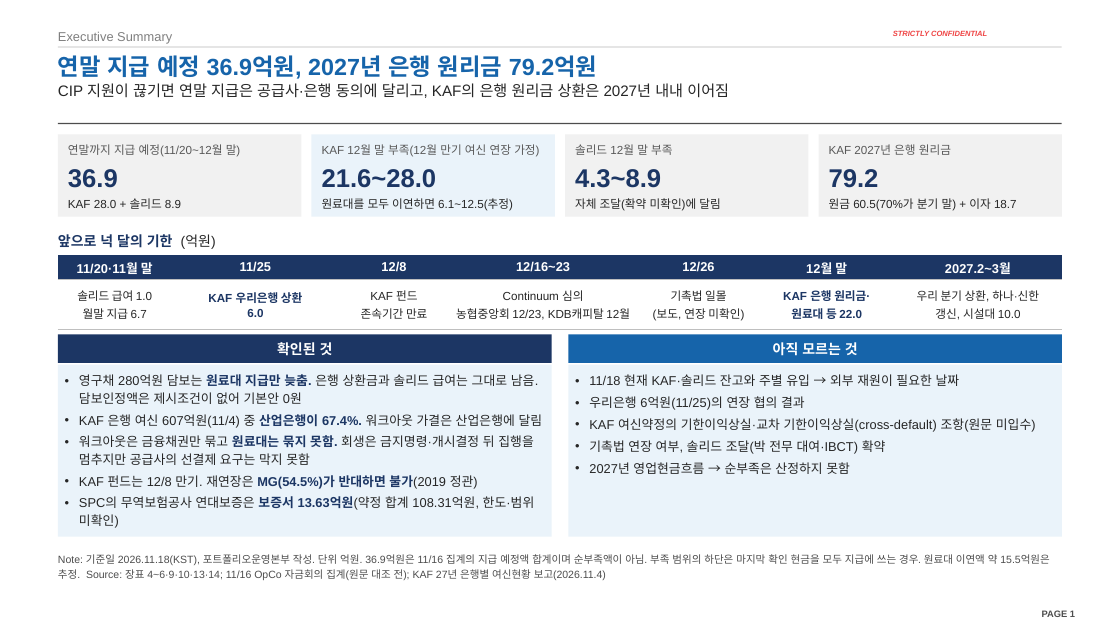
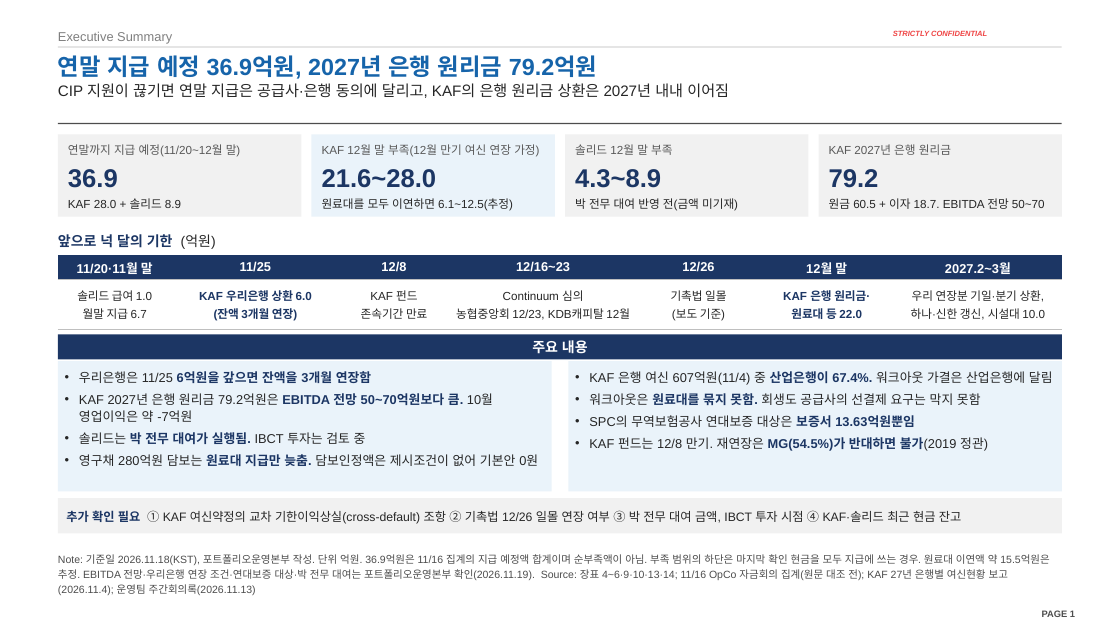
Before and after one commit to jogyesung/GS-Secretary, a slide deck: slide 1 of outputs/CIP_KAF_솔리드_자금조달차질_시나리오_20261118.pptx. Drawn at 1120x630 pixels with LibreOffice and Linux fonts; fonts in the diff are those of the drawing; background and template pictures are left out. Boxes give left, top, right and bottom in pixels: in the first picture for what was removed or moved away, otherwise in the second. Text is boxed around its words. In the diff, an @@ line names an element or a change of style, - is before the commit and + after.

```diff
--- a/outputs/CIP_KAF_솔리드_자금조달차질_시나리오_20261118.pptx
+++ b/outputs/CIP_KAF_솔리드_자금조달차질_시나리오_20261118.pptx
@@ text at (575, 198, 738, 211): text changed @@
-자체 조달(확약 미확인)에 달림
+박 전무 대여 반영 전(금액 미기재)
@@ text at (829, 198, 1045, 209): text changed @@
-원금 60.5(70%가 분기 말) + 이자 18.7
+원금 60.5 + 이자 18.7. EBITDA 전망 50~70
@@ table at (58, 255, 1062, 325) @@
-row 2: 솔리드 급여 1.0 / 월말 지급 6.7 | KAF 우리은행 상환 / 6.0 | KAF 펀드 / 존속기간 만료 | Continuum 심의 / 농협중앙회 12/23, KDB캐피탈 12월 | 기촉법 일몰 / (보도, 연장 미확인) | KAF 은행 원리금· / 원료대 등 22.0 | 우리 분기 상환, 하나·신한 / 갱신, 시설대 10.0
+row 2: 솔리드 급여 1.0 / 월말 지급 6.7 | KAF 우리은행 상환 6.0 / (잔액 3개월 연장) | KAF 펀드 / 존속기간 만료 | Continuum 심의 / 농협중앙회 12/23, KDB캐피탈 12월 | 기촉법 일몰 / (보도 기준) | KAF 은행 원리금· / 원료대 등 22.0 | 우리 연장분 기일·분기 상환, / 하나·신한 갱신, 시설대 10.0
@@ rectangle "주요 내용": place and size @@
-rectangle "주요 내용" at (58, 334, 552, 363)
+rectangle "주요 내용" at (58, 334, 1062, 360)
@@ text in rectangle at (532, 340, 588, 354): text changed @@
-확인된 것
+주요 내용
@@ rectangle "우리은행은 11/25 6억원을 갚으면 잔액을 ...": place and size @@
-rectangle "우리은행은 11/25 6억원을 갚으면 잔액을 ..." at (58, 365, 552, 537)
+rectangle "우리은행은 11/25 6억원을 갚으면 잔액을 ..." at (58, 361, 552, 492)
@@ text in rectangle at (79, 371, 538, 466): text changed @@
-• 영구채 280억원 담보는 원료대 지급만 늦춤. 은행 상환금과 솔리드 급여는 그대로 남음. 담보인정액은 제시조건이 없어 기본안 0원
-• KAF 은행 여신 607억원(11/4) 중 산업은행이 67.4%. 워크아웃 가결은 산업은행에 달림
-• 워크아웃은 금융채권만 묶고 원료대는 묶지 못함. 회생은 금지명령·개시결정 뒤 집행을 멈추지만 공급사의 선결제 요구는 막지 못함
-• KAF 펀드는 12/8 만기. 재연장은 MG(54.5%)가 반대하면 불가(2019 정관)
-• SPC의 무역보험공사 연대보증은 보증서 13.63억원(약정 합계 108.31억원, 한도·범위 미확인)
+• 우리은행은 11/25 6억원을 갚으면 잔액을 3개월 연장함
+• KAF 2027년 은행 원리금 79.2억원은 EBITDA 전망 50~70억원보다 큼. 10월 영업이익은 약 -7억원
+• 솔리드는 박 전무 대여가 실행됨. IBCT 투자는 검토 중
+• 영구채 280억원 담보는 원료대 지급만 늦춤. 담보인정액은 제시조건이 없어 기본안 0원
@@ rectangle "KAF 은행 여신 607억원(11/4) 중 ...": place and size @@
-rectangle "KAF 은행 여신 607억원(11/4) 중 ..." at (569, 334, 1063, 363)
+rectangle "KAF 은행 여신 607억원(11/4) 중 ..." at (569, 361, 1063, 492)
@@ rectangle "KAF 은행 여신 607억원(11/4) 중 ..." at (569, 361, 1063, 492): vertical alignment middle to top; fill #1664AA to #EAF3FA @@
@@ rectangle removed at (569, 365, 1063, 537) @@
-• 11/18 현재 KAF·솔리드 잔고와 주별 유입 → 외부 재원이 필요한 날짜
-• 우리은행 6억원(11/25)의 연장 협의 결과
-• KAF 여신약정의 기한이익상실·교차 기한이익상실(cross-default) 조항(원문 미입수)
-• 기촉법 연장 여부, 솔리드 조달(박 전무 대여·IBCT) 확약
-• 2027년 영업현금흐름 → 순부족은 산정하지 못함
@@ text in rectangle at (589, 371, 1053, 451): text changed; size 12 to 11 pt; text colour #FFFFFF to #262626; bold off @@
-아직 모르는 것
+• KAF 은행 여신 607억원(11/4) 중 산업은행이 67.4%. 워크아웃 가결은 산업은행에 달림
+• 워크아웃은 원료대를 묶지 못함. 회생도 공급사의 선결제 요구는 막지 못함
+• SPC의 무역보험공사 연대보증 대상은 보증서 13.63억원뿐임
+• KAF 펀드는 12/8 만기. 재연장은 MG(54.5%)가 반대하면 불가(2019 정관)
@@ rectangle added at (58, 498, 1062, 534), fill #F1F1F1 @@
@@ text added at (66, 510, 961, 524), 10.5 pt, text #262626 @@
+추가 확인 필요 ① KAF 여신약정의 교차 기한이익상실(cross-default) 조항 ② 기촉법 12/26 일몰 연장 여부 ③ 박 전무 대여 금액, IBCT 투자 시점 ④ KAF·솔리드 최근 현금 잔고
@@ text at (58, 554, 1049, 595): text changed @@
-Note: 기준일 2026.11.18(KST), 포트폴리오운영본부 작성. 단위 억원. 36.9억원은 11/16 집계의 지급 예정액 합계이며 순부족액이 아님. 부족 범위의 하단은 마지막 확인 현금을 모두 지급에 쓰는 경우. 원료대 이연액 약 15.5억원은 추정. Source: 장표 4~6·9·10·13·14; 11/16 OpCo 자금회의 집계(원문 대조 전); KAF 27년 은행별 여신현황 보고(2026.11.4)
+Note: 기준일 2026.11.18(KST), 포트폴리오운영본부 작성. 단위 억원. 36.9억원은 11/16 집계의 지급 예정액 합계이며 순부족액이 아님. 부족 범위의 하단은 마지막 확인 현금을 모두 지급에 쓰는 경우. 원료대 이연액 약 15.5억원은 추정. EBITDA 전망·우리은행 연장 조건·연대보증 대상·박 전무 대여는 포트폴리오운영본부 확인(2026.11.19). Source: 장표 4~6·9·10·13·14; 11/16 OpCo 자금회의 집계(원문 대조 전); KAF 27년 은행별 여신현황 보고(2026.11.4); 운영팀 주간회의록(2026.11.13)
```
Also in this commit, not shown: 6 other slides changed, 1 other file.
